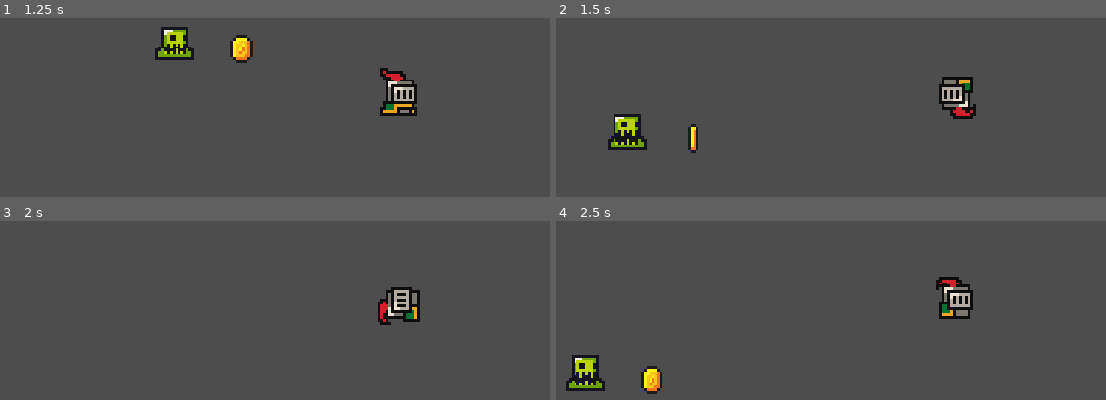
Above: before the commit, frames 1-4 (two rows, left to right).
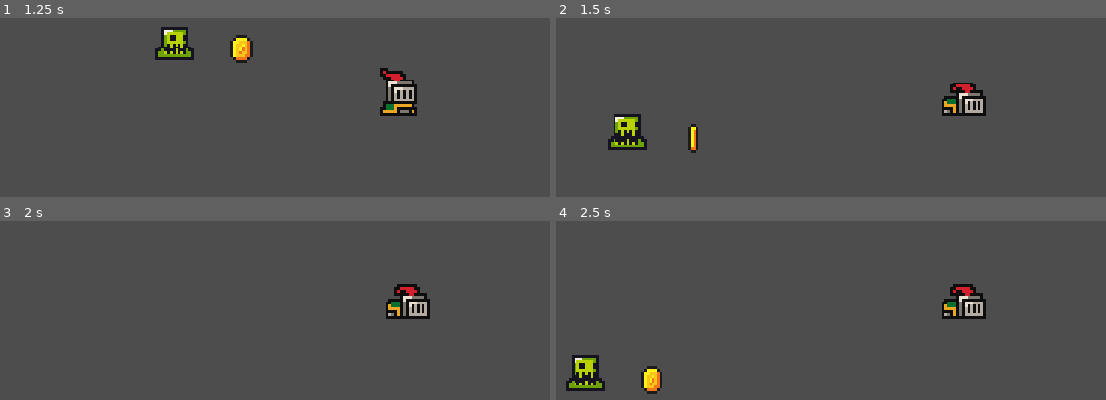
Above: after the commit, the same moments.

Repository: jsjzh/jump-game
Game: Godot game, scene res://src/sences/game.tscn
Same seed, same stepped clock (60 frames per second), same inputs: the game is played once before the commit and once after it. Sound files missing from this copy of the repository are replaced by a short silence.
Inputs:
- Up to frame 1 (1.25 s): hold Right (right) from 0.53 s (still down); tap X (jump) at 0.6, 0.77, 1.07 s
- Up to frame 2 (1.5 s): keep holding Right (right); tap X (jump) at 1.35 s
- Up to frame 3 (2 s): keep holding Right (right); tap X (jump) at 1.52, 1.82 s
- Up to frame 4 (2.5 s): release Right (right) at 2.03 s; hold Left (left) from 2.03 s (still down); tap X (jump) at 2.1 s

Frame 1 is identical in both runs. In frame 2, 1.4% of the frame differs, in the area x 69-79%, y 32-57%; in frame 3, 1.4%; in frame 4, 1.4%, in the area x 69-79%, y 31-55%.

Commit message:
feat: 增加状态

Diff:
--- a/src/scriprts/player.gd
+++ b/src/scriprts/player.gd
@@ -1,20 +1,27 @@
 extends CharacterBody2D
 
+enum PlayStatus {
+	DEAD,
+	IDLE,
+	JUMP,
+	ROLL,
+	RUN,
+}
 
 @export var SPEED = 150
 @export var JUMP_VELOCITY = -300
 
+@export var state: Dictionary = {
+	"status": PlayStatus.IDLE,
+}
+
 @onready var animated_sprite: AnimatedSprite2D = $AnimatedSprite2D
 
 func _physics_process(delta: float) -> void:
-	# Add the gravity.
 	if not is_on_floor():
 		velocity += get_gravity() * delta
 
-	# Handle jump.
-	if Input.is_action_just_pressed("jump") and is_on_floor():
-		animated_sprite.play("jump")
-		velocity.y = JUMP_VELOCITY
+	handleJump()
 
 	# Get the input direction and handle the movement/deceleration.
 	# As good practice, you should replace UI actions with custom gameplay actions.
@@ -26,7 +33,10 @@
 
 	move_and_slide()
 
+func handleJump() -> void:
+	if Input.is_action_just_pressed("jump") and is_on_floor():
+		velocity.y = JUMP_VELOCITY
+		pass
 
 func on_attack_by_slime() -> void:
-
 	animated_sprite.play("dead")
